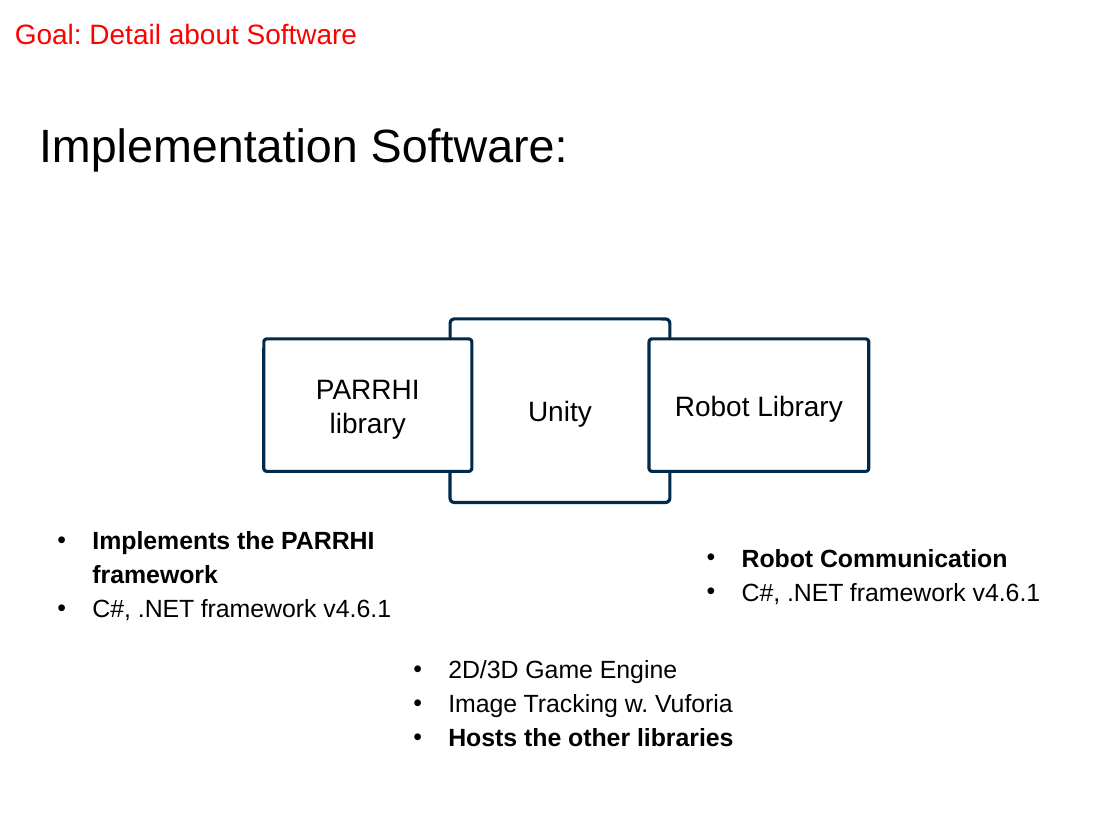
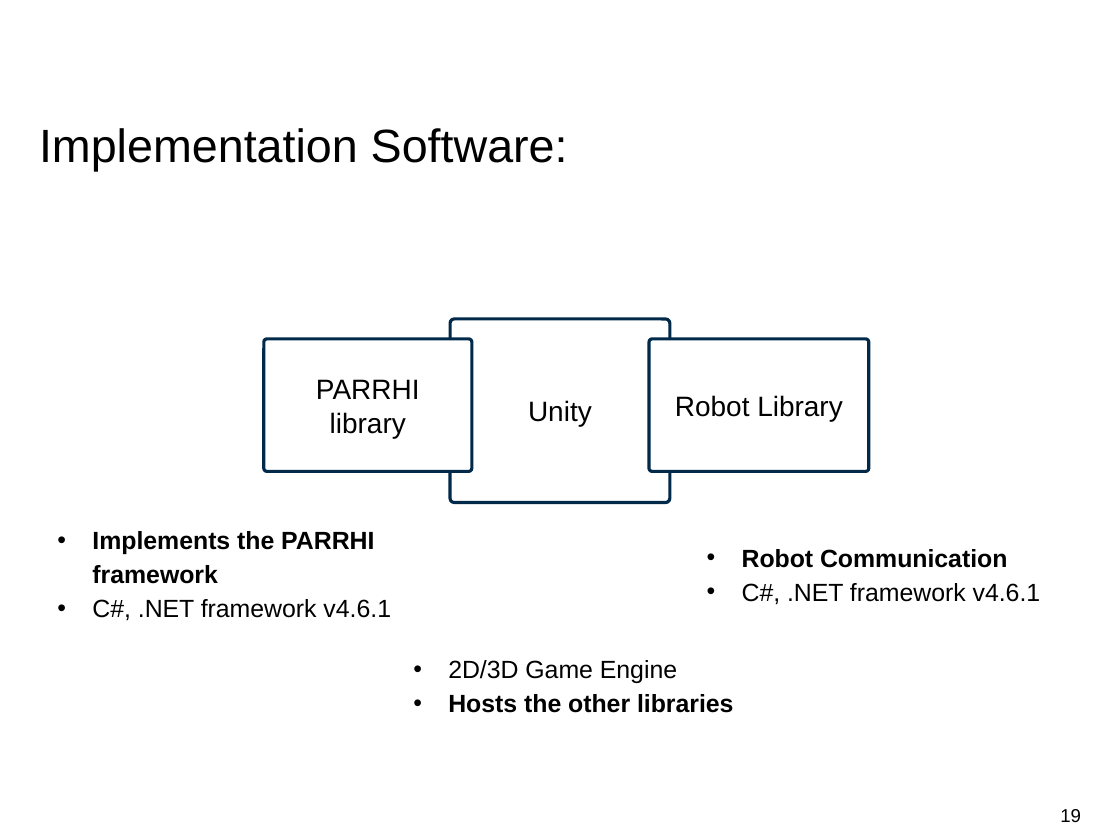
Before and after one commit to EricVoll/PARRHI, a slide deck: slide 19 of 05_Presentation/PARRHIPresentationv2.pptx (slide 18 before the commit). Drawn at 1120x840 pixels with LibreOffice and Linux fonts; fonts in the diff are those of the drawing; background and template pictures are left out. Boxes give left, top, right and bottom in pixels: in the first picture for what was removed or moved away, otherwise in the second. Text is boxed around its words. In the diff, an @@ line names an element or a change of style, - is before the commit and + after.

```diff
--- a/05_Presentation/PARRHIPresentationv2.pptx
+++ b/05_Presentation/PARRHIPresentationv2.pptx
@@ text removed at [15, 23, 357, 45] @@
-Goal: Detail about Software
@@ text at [448, 694, 733, 717]: paragraph removed @@
-• Image Tracking w. Vuforia
@@ page number added at [1060, 809, 1081, 822], 12 pt, text #000000 @@
+19
```
Also in this commit, not shown: 25 other slides changed, 1 slide added, 13 other files.
